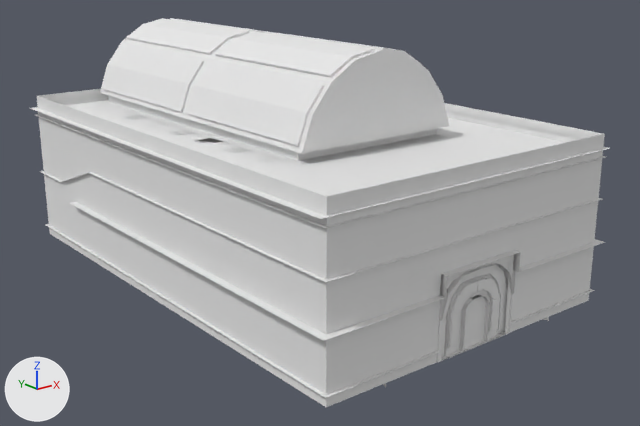
What one commit did to the OBJ model RavenHill/Assets/3dModel/Main_Hall_Mesh01.obj.
One viewpoint serves both versions: a camera (50 mm lens) standing at (-32.6, -40.3, 20.5) and looking at (0.7, 1.4, 3.8). Arrows for +X, +Y and +Z are at lower left; the lights stay in place. Where no turn or scale is listed for an object, it has been applied to the vertices. Vertices at the same position are counted once.

Script lines for the objects in view, before the commit:
```python
mat_lambert14sg = principled_material('lambert14SG')
mat_lambert14sg.base_color = (0.8, 0.8, 0.8)  # white #e7e7e7
mat_lambert14sg.roughness = 1.0
mat_lambert15sg = principled_material('lambert15SG')
mat_lambert15sg.base_color = (0.8, 0.8, 0.8)  # white #e7e7e7
mat_lambert15sg.roughness = 1.0
mat_lambert8sg = principled_material('lambert8SG')
mat_lambert8sg.base_color = (0.8, 0.8, 0.8)  # white #e7e7e7
mat_lambert8sg.roughness = 1.0
mat_lambert9sg = principled_material('lambert9SG')
mat_lambert9sg.base_color = (0.8, 0.8, 0.8)  # white #e7e7e7
mat_lambert9sg.roughness = 1.0
me_main_hall_mesh01 = bpy.data.meshes.new('Main_Hall_Mesh01')
me_main_hall_mesh01.from_pydata(...)  # 3329 vertices, 2992 faces; spans x -10.4..10.4, y -12.8..19.9, z -0.3..14.7
# faces by material slot: [1756, 144, 10, 30, 1020, 32]
me_main_hall_mesh01.materials.append(mat_lambert8sg)  # white #e7e7e7
me_main_hall_mesh01.materials.append(mat_lambert15sg)  # white #e7e7e7
me_main_hall_mesh01.materials.append(mat_lambert18sg)  # white #e7e7e7
me_main_hall_mesh01.materials.append(mat_lambert9sg)  # white #e7e7e7
me_main_hall_mesh01.materials.append(mat_lambert14sg)  # white #e7e7e7
me_main_hall_mesh01.materials.append(mat_initialshadinggroup)  # white #e7e7e7
ob_main_hall_mesh01 = bpy.data.objects.new('Main_Hall_Mesh01', me_main_hall_mesh01)
ob_main_hall_mesh01.location = (0.0, 0.0, 0.0)
```
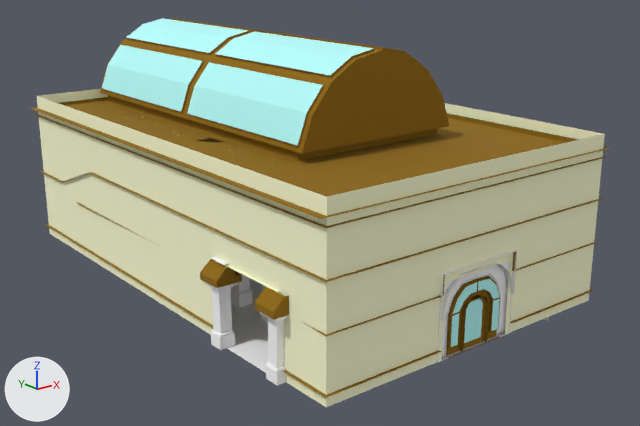
The change, as a diff of the scene's bpy script:
```diff
--- a/RavenHill/Assets/3dModel/Main_Hall_Mesh01.obj.py
+++ b/RavenHill/Assets/3dModel/Main_Hall_Mesh01.obj.py
@@ mat_lambert8sg @@
 mat_lambert8sg = principled_material('lambert8SG')
-mat_lambert8sg.base_color = (0.8, 0.8, 0.8)  # white #e7e7e7
+mat_lambert8sg.base_color = (0.27, 0.14, 0.0)  # yellow #8e6900
 mat_lambert8sg.roughness = 1.0
@@ mat_lambert15sg @@
 mat_lambert15sg = principled_material('lambert15SG')
-mat_lambert15sg.base_color = (0.8, 0.8, 0.8)  # white #e7e7e7
+mat_lambert15sg.base_color = (0.48, 1.0, 0.99)  # cyan #b8fffe
 mat_lambert15sg.roughness = 1.0
@@ mat_lambert9sg @@
 mat_lambert9sg = principled_material('lambert9SG')
-mat_lambert9sg.base_color = (0.8, 0.8, 0.8)  # white #e7e7e7
+mat_lambert9sg.base_color = (0.99, 1.0, 0.67)  # beige #feffd6
 mat_lambert9sg.roughness = 1.0
@@ mat_lambert14sg @@
 mat_lambert14sg = principled_material('lambert14SG')
-mat_lambert14sg.base_color = (0.8, 0.8, 0.8)  # white #e7e7e7
+mat_lambert14sg.base_color = (1.0, 1.0, 1.0)  # white #ffffff
 mat_lambert14sg.roughness = 1.0
@@ me_main_hall_mesh01 @@
 # used by ob_main_hall_mesh01; location = (0.0, 0.0, 0.0)
-me_main_hall_mesh01.from_pydata(...)  # 3329 vertices, 2992 faces; spans x -10.4..10.4, y -12.8..19.9, z -0.3..14.7
+me_main_hall_mesh01.from_pydata(...)  # 3486 vertices, 3135 faces; spans x -10.8..10.4, y -12.6..19.9, z -0.3..14.7
+# me_main_hall_mesh01 part 1: a new loose piece of 50 vertices spanning x -10.7..-9.4, y -4.6..-3.4, z 0.0..3.7, in mat_lambert14sg (white #ffffff)
+# me_main_hall_mesh01 part 2: a new loose piece of 48 vertices spanning x -10.7..-9.4, y -9.5..-8.3, z 0.0..3.7, in mat_lambert14sg (white #ffffff)
+# me_main_hall_mesh01 part 3
+# 1 vertex is removed from x -9.7, y 11.1, z 4.8
+# 24 faces are deleted
+# 3 vertices in x -2.8, y -12.8, z 3.6..4.8 move by (0.1, 0.2, 0.0)
+# 3 vertices in x 2.8, y -12.8, z 3.6..4.8 move by (-0.1, 0.2, 0.0)
+# 6 vertices move from x -10.4..10.4, y -12.8..13.9, z 3.6 to x -10.1..10.1, y -12.6..13.7, z 3.6
+# 59 vertices are added at x -10.8..-9.3, y -9.7..11.1, z -0.1..6.2
+# 13 new vertices lie (0.0, 3.4, 0.0) away from vertices in x -9.9..9.9, y -12.4..-12.3, z 0.0..10.0
+# 12 new vertices lie (0.0, -8.0, 0.0) away from vertices in x -9.9..9.9, y 4.0, z 0.0..10.0
+# 6 new vertices lie (0.0, -14.3, 0.0) away from vertices in x -10.1..-9.3, y 11.1, z 3.6..6.2
+# 6 new vertices lie (0.0, -1.6, 0.0) away from vertices in x -10.1..-9.3, y -3.2, z 3.6..6.2
+# 8 new vertices lie (0.0, 0.0, 0.4) away from vertices in x -10.8..-9.3, y -9.7..-3.2, z 3.6
+# 64 new faces join them, mat_lambert8sg (yellow #8e6900)
+# 21 new faces join them, mat_lambert14sg (white #ffffff)
+# 21 new faces join them, mat_lambert9sg (beige #feffd6)
 me_main_hall_mesh01.materials.append(mat_lambert8sg)
@@ me_main_hall_mesh01 @@
 me_main_hall_mesh01.materials.append(mat_lambert14sg)
-me_main_hall_mesh01.materials.append(mat_initialshadinggroup)  # white #e7e7e7
```

Changed parts and their boxes [x1, y1, x2, y2] in the pictures (640 x 426 px):
'Main_Hall_Mesh01', recoloured, reshaped (white to beige)
    both: [30, 18, 610, 407]
part 1 of me_main_hall_mesh01, added
    after: [204, 282, 238, 350]
part 2 of me_main_hall_mesh01, added
    after: [259, 312, 287, 385]
part 3 of me_main_hall_mesh01, built on
    before: [46, 103, 605, 407]
    after: [46, 103, 603, 407]
